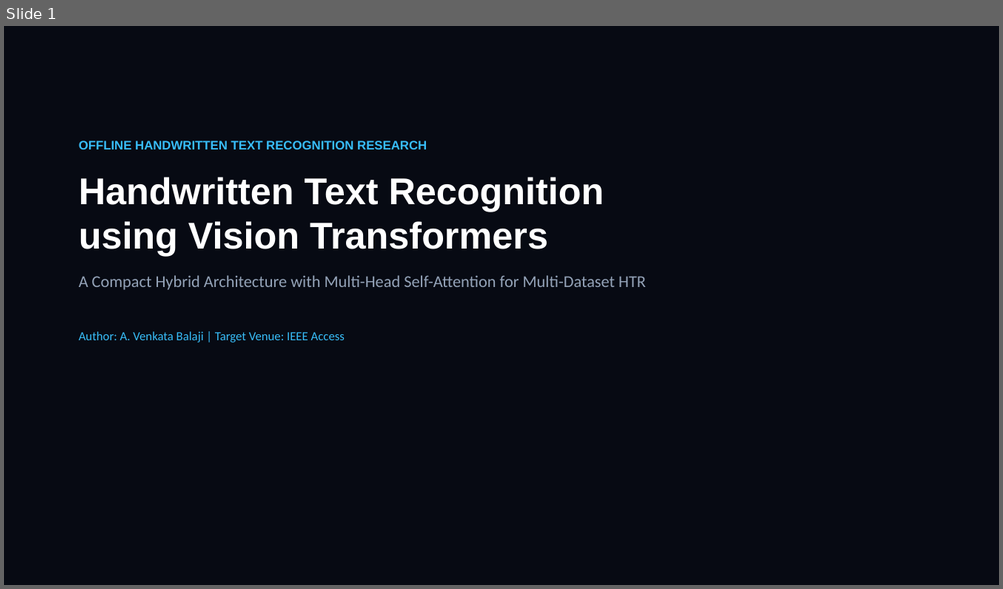
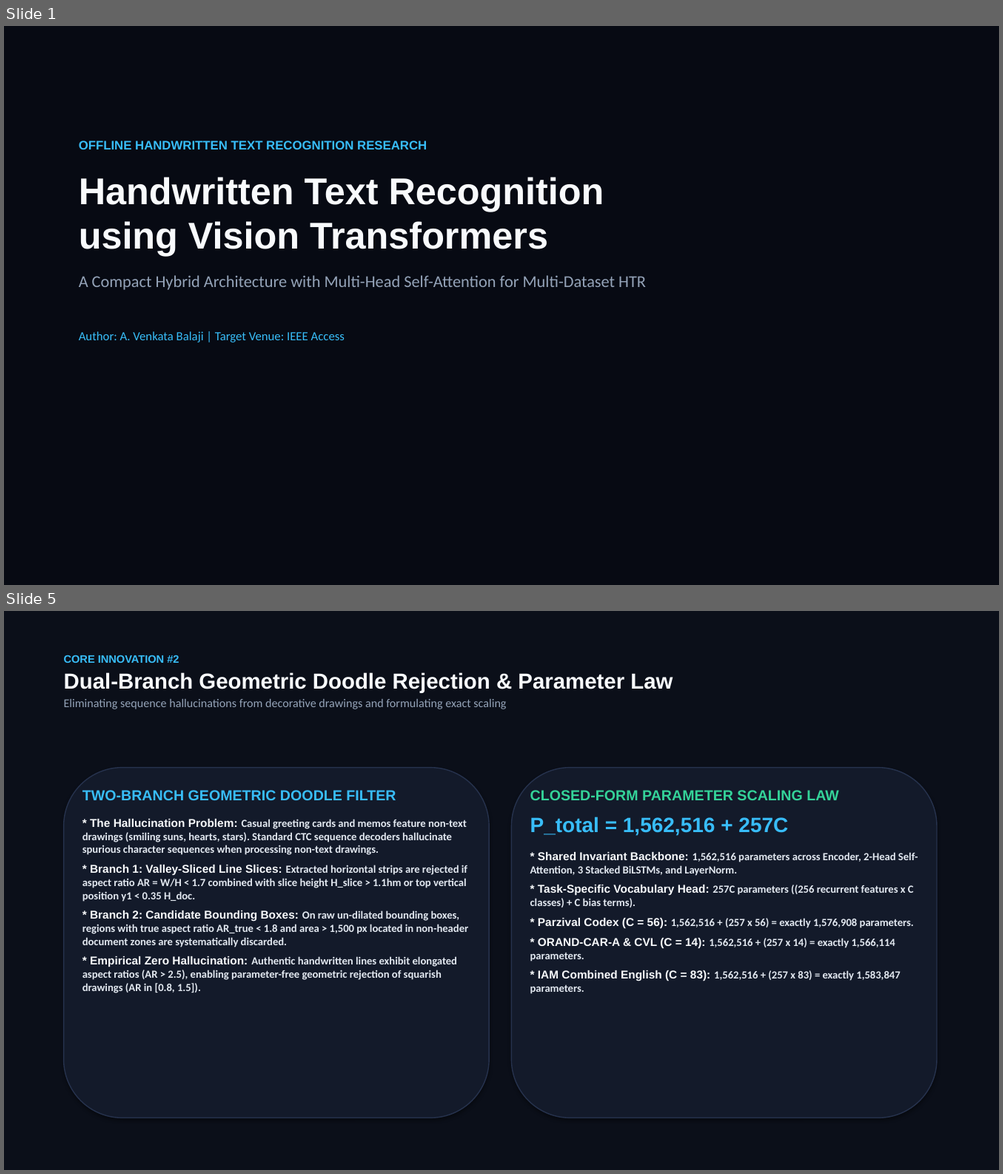
Before and after one commit to Balaji268268/HandwrittenTextRecognition, a slide deck: Handwritten_Text_Recognition_MNC_Keynote.pptx. Shown one above the other, each under a label of ours: slide 1 before the commit, slides 1 and 5 after it; the slides between them are not shown. The pictures are 1003x589 and 1003x1174 pixels, drawn with LibreOffice and Linux fonts; fonts in the diff are those of the drawing. Boxes give left, top, right and bottom in pixels: in the first picture for what was removed or moved away, otherwise in the second. Text is boxed around its words. In the diff, an @@ line names an element or a change of style, - is before the commit and + after.

```diff
--- a/Handwritten_Text_Recognition_MNC_Keynote.pptx
+++ b/Handwritten_Text_Recognition_MNC_Keynote.pptx
@@ slide 5 added at (4, 611, 999, 1170), background #0B0F19 @@
@@ text added at (64, 655, 672, 709), 11.5 pt, text #94A3B8 @@
+CORE INNOVATION #2
+Dual-Branch Geometric Doodle Rejection & Parameter Law
+Eliminating sequence hallucinations from decorative drawings and formulating exact scaling
@@ rounded rectangle added at (64, 768, 489, 1119), fill #131A2A, outline #26324D 1 pt @@
@@ rounded rectangle added at (512, 768, 936, 1119), fill #131A2A, outline #26324D 1 pt @@
@@ text added at (82, 790, 469, 994), 10.5 pt, text #E2E8F0, bold @@
+TWO-BRANCH GEOMETRIC DOODLE FILTER
+* The Hallucination Problem: Casual greeting cards and memos feature non-text drawings (smiling suns, hearts, stars). Standard CTC sequence decoders hallucinate spurious character sequences when processing non-text drawings.
+* Branch 1: Valley-Sliced Line Slices: Extracted horizontal strips are rejected if aspect ratio AR = W/H < 1.7 combined with slice height H_slice > 1.1hm or top vertical position y1 < 0.35 H_doc.
+* Branch 2: Candidate Bounding Boxes: On raw un-dilated bounding boxes, regions with true aspect ratio AR_true < 1.8 and area > 1,500 px located in non-header document zones are systematically discarded.
+* Empirical Zero Hallucination: Authentic handwritten lines exhibit elongated aspect ratios (AR > 2.5), enabling parameter-free geometric rejection of squarish drawings (AR in [0.8, 1.5]).
@@ text added at (530, 790, 918, 994), 10.5 pt, text #E2E8F0, bold @@
+CLOSED-FORM PARAMETER SCALING LAW
+P_total = 1,562,516 + 257C
+* Shared Invariant Backbone: 1,562,516 parameters across Encoder, 2-Head Self-Attention, 3 Stacked BiLSTMs, and LayerNorm.
+* Task-Specific Vocabulary Head: 257C parameters ((256 recurrent features x C classes) + C bias terms).
+* Parzival Codex (C = 56): 1,562,516 + (257 x 56) = exactly 1,576,908 parameters.
+* ORAND-CAR-A & CVL (C = 14): 1,562,516 + (257 x 14) = exactly 1,566,114 parameters.
+* IAM Combined English (C = 83): 1,562,516 + (257 x 83) = exactly 1,583,847 parameters.
```
Also in this commit, not shown: 5 other slides changed, 9 other slides added, 8 slides removed, 1 other file.
